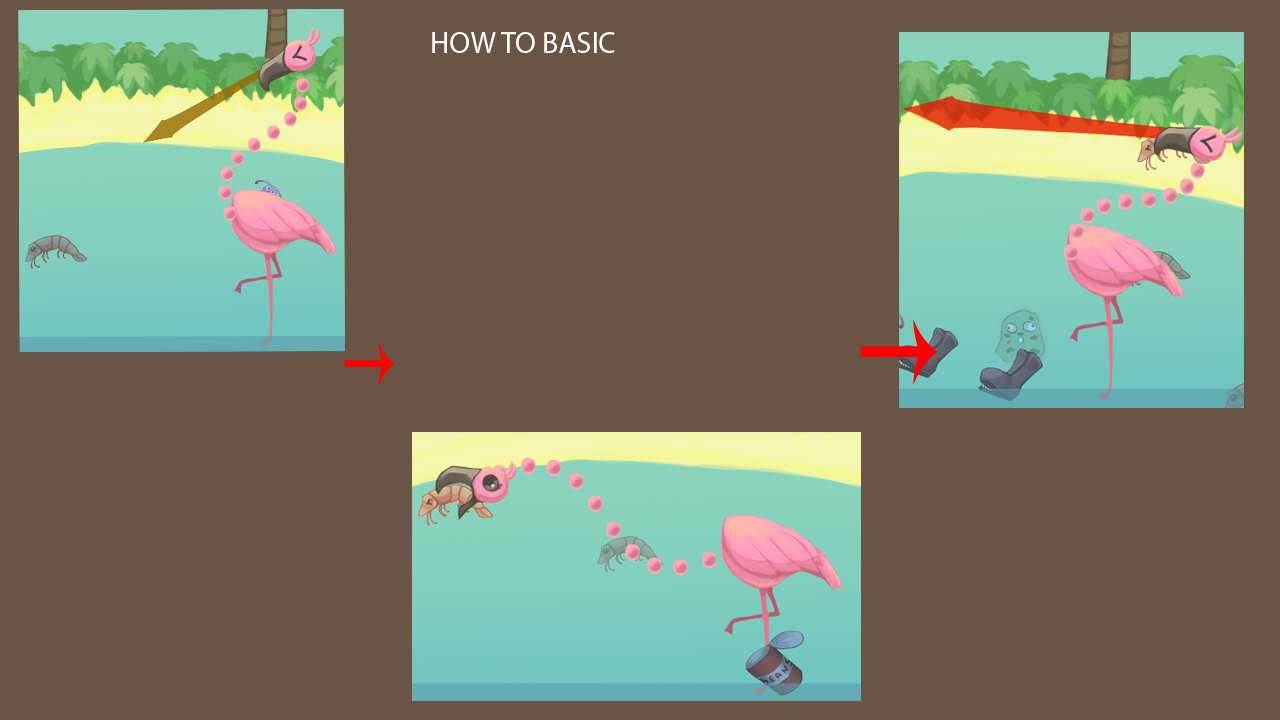
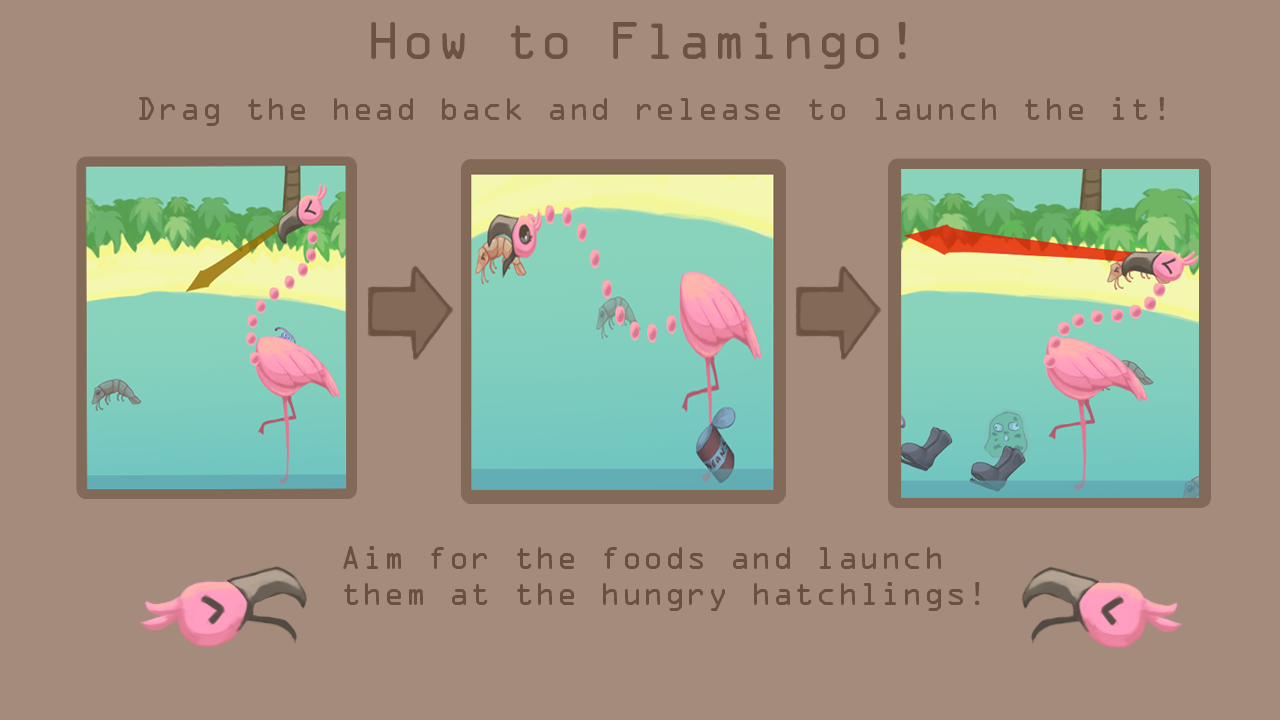
Revision of a layered 1280x720 image; what changed, layer by layer:
hid "Shape 1", moved it above "Layer 9", painted on it over [344, 319, 938, 386]
added layer "Layer 9" above "How to Flamingo!" over [136, 557, 321, 665]
renamed "HOW TO BASIC" to "How to Flamingo!", painted on it over [371, 22, 906, 69]
removed layer "Shape 2" over [860, 319, 938, 385]
added layer "Layer 8" above "Aim for the foods and launch them at the hungry hatchlings!" over [1009, 557, 1186, 665]
added layer "Aim for the foods and launch them at the hungry hatchlings!" above "Drag the head back and release to launch the it!" over [343, 546, 980, 611]
added layer "Drag the head back and release to launch the it!" above "Layer 7" over [139, 97, 1164, 126]
added layer "Layer 7" above "Layer 5" over [794, 265, 882, 361]
added layer "Layer 5" above "firstPicture" over [366, 265, 454, 361]
renamed "Layer 3" to "firstPicture", moved it above "secondPicture", painted on it over [18, 9, 357, 499]
removed layer "Layer 2" over [412, 432, 861, 701]
added layer "secondPicture" above "Layer 6" over [460, 159, 786, 504]
renamed "Layer 4" to "Layer 6", painted on it over [888, 32, 1244, 508]
painted on "Layer 1" over [0, 0, 1280, 720]
